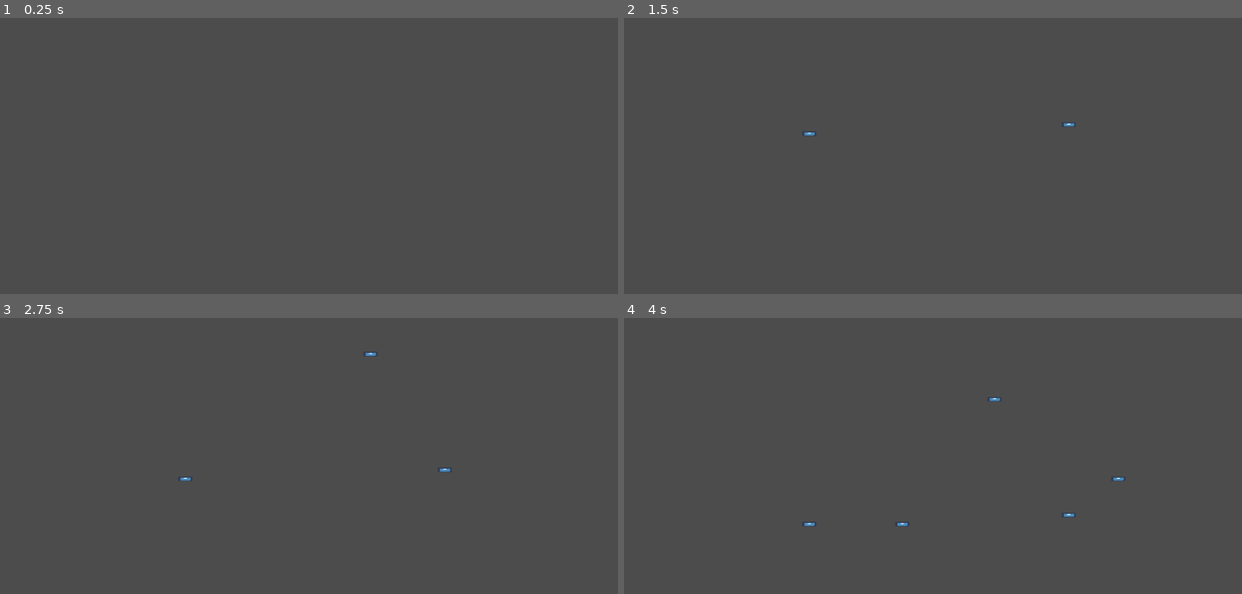
Above: before the commit, frames 1-4 (two rows, left to right).
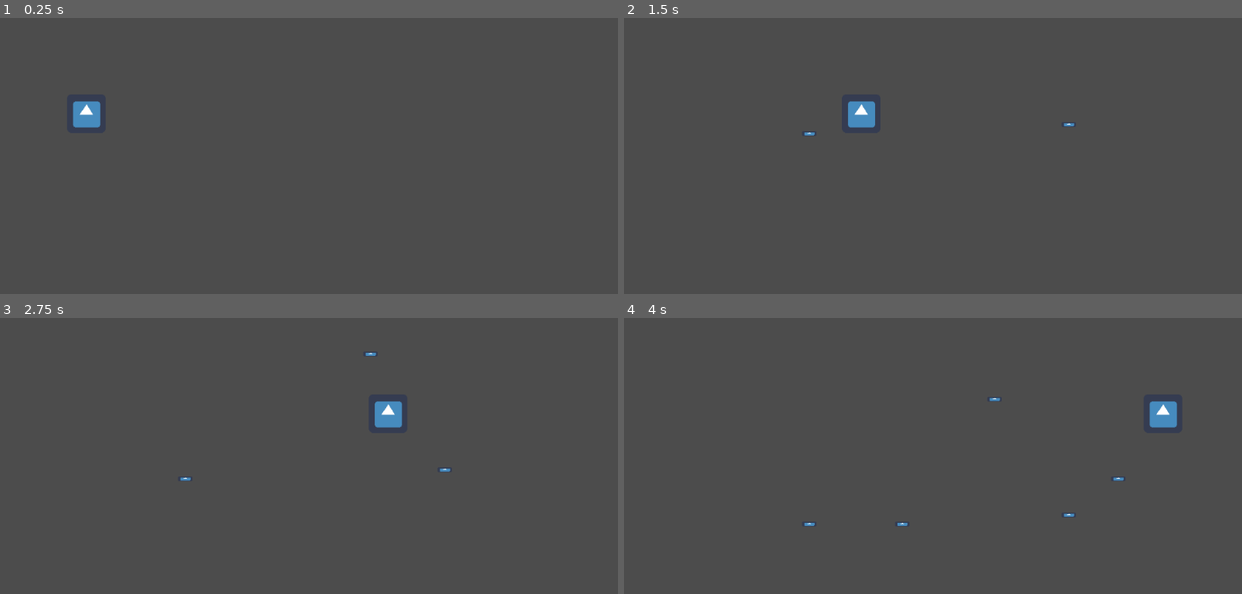
Above: after the commit, the same moments.

Repository: Struckdown/oohgamejam2020
Game: Godot game, scene res://Scenes/World.tscn
The game is run twice, just before and just after one commit, with the same random seed, the same clock (stepped at 60 frames per second) and the same inputs. The engine's default icon, where the game draws it, is replaced by a stand-in: a white triangle on a blue panel in a dark square.
Inputs (mouse positions are in pixels of both pictures, inside the frame that each line leads up to):
- Up to frame 1 (0.25 s): no input
- Up to frame 2 (1.5 s): move the mouse to (1068, 95) at 0.52 s; click (1068, 95) at 0.67 s; move the mouse to (809, 131) at 1.27 s; click (809, 131) at 1.42 s
- Up to frame 3 (2.75 s): move the mouse to (370, 334) at 2.02 s; click (370, 334) at 2.17 s
- Up to frame 4 (4 s): move the mouse to (902, 486) at 2.77 s; click (902, 486) at 2.92 s; move the mouse to (1118, 467) at 3.52 s; click (1118, 467) at 3.67 s

The runs differ from the first frame. In frame 1, 0.4% of the frame differs, in the area x 11-17%, y 30-40%; in frame 2, 0.4%; in frame 3, 0.4%; in frame 4, 0.4%.

Commit message:
Updated world screen to have one fish

Diff:
--- a/src/Scenes/World.tscn
+++ b/src/Scenes/World.tscn
@@ -1,7 +1,14 @@
-[gd_scene load_steps=2 format=2]
+[gd_scene load_steps=3 format=2]
 
+[ext_resource path="res://Scenes/Fish.tscn" type="PackedScene" id=1]
 [ext_resource path="res://Scenes/MouseManager.tscn" type="PackedScene" id=2]
 
 [node name="World" type="Node2D"]
 
+[node name="Fish" parent="." instance=ExtResource( 1 )]
+position = Vector2( 93.0782, 300.714 )
+
 [node name="MouseManager" parent="." instance=ExtResource( 2 )]
+visible = false
+
+[node name="Viewport" type="Viewport" parent="."]
